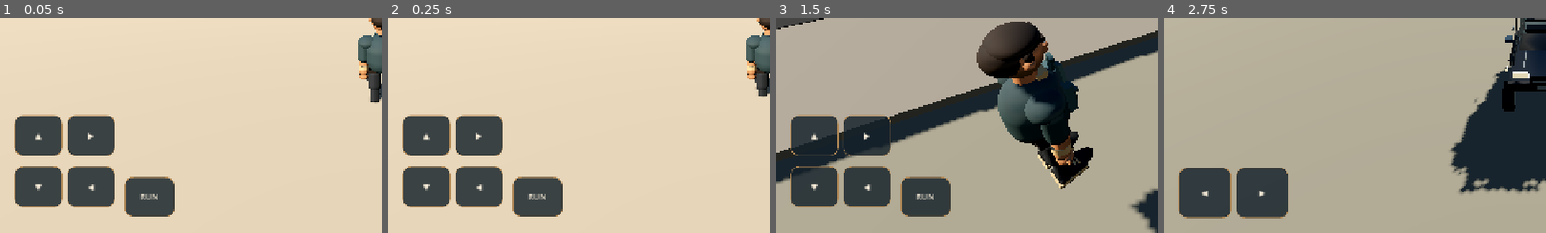
Above: before the commit, frames 1-4 (left to right).
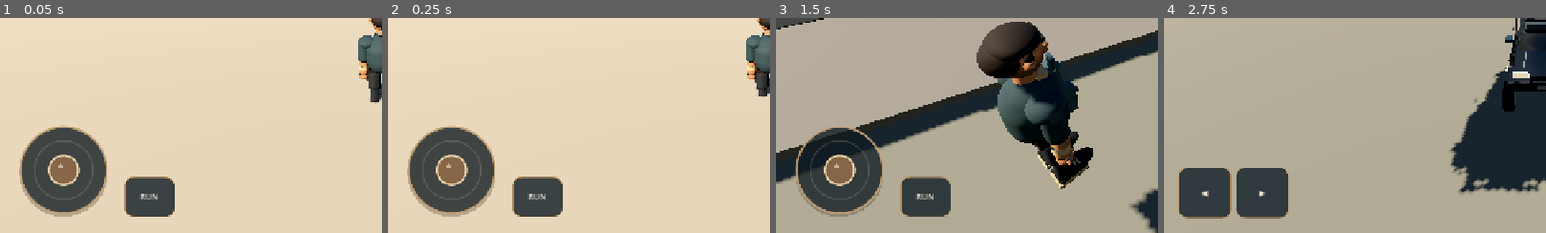
Above: after the commit, the same moments.

Repository: strideproject77-lgtm/Hill-Climb
Game: Godot game, scene res://scenes/main.tscn
Same seed, same stepped clock (60 frames per second), same inputs: the game is played once before the commit and once after it.
Inputs (mouse positions are % of the whole screen's width and height, from its top left):
- Up to frame 1 (0.05 s): no input
- Up to frame 2 (0.25 s): no input
- Up to frame 3 (1.5 s): click "ENTER VEHICLE" at 0.5 s; tap Enter at 1.25 s; move the mouse to (72, 45) at 1.27 s; hold Right from 1.28 s (still down); tap E at 1.35 s; click (72, 45) at 1.42 s
- Up to frame 4 (2.75 s): release Right at 2 s; click "ENTER VEHICLE" at 2 s
The pictures show only the part of the screen within x 0-50%, y 50-100%; the shares and areas given below are measured in that part.

The runs differ from the first frame. In frame 1, 7.3% of the frame differs, in the area x 3-30%, y 44-93%; in frame 2, 7.3%; in frame 3, 6.1%; in frame 4, nothing differs.

Commit message:
Add analog on-foot mobile joystick

Diff:
--- a/game/scripts/open_world.gd
+++ b/game/scripts/open_world.gd
@@ -14,6 +14,8 @@
 var hud_root: Control
 var camera_distance := 7.8
 var held_controls: Dictionary = {}
+var move_joystick: Control
+var joystick_axis := Vector2.ZERO
 
 func _ready() -> void:
 	_setup_environment()
@@ -141,16 +143,30 @@
 	mode_label.add_theme_font_size_override("font_size",12)
 	mode_label.add_theme_color_override("font_color",Color("#e7d5b8"))
 	hud_root.add_child(mode_label)
-	_add_button("MOVE FORWARD","▲",Vector2(24,-198),Vector2(104,-130),false,"forward")
-	_add_button("MOVE BACK","▼",Vector2(24,-112),Vector2(104,-44),false,"back")
-	_add_button("MOVE LEFT","◀",Vector2(112,-112),Vector2(192,-44),false,"left")
-	_add_button("MOVE RIGHT","▶",Vector2(112,-198),Vector2(192,-130),false,"right")
+	_add_virtual_joystick()
 	_add_button("SPRINT","RUN",Vector2(208,-94),Vector2(292,-28),false,"sprint")
 	_add_button("VEHICLE GAS","ACCELERATE",Vector2(-142,-164),Vector2(-24,-62),true,"throttle")
 	_add_button("VEHICLE BRAKE","BRAKE",Vector2(-142,-54),Vector2(-24,48),true,"brake")
 	_add_button("VEHICLE LEFT","◀",Vector2(24,-110),Vector2(112,-26),false,"car_left")
 	_add_button("VEHICLE RIGHT","▶",Vector2(120,-110),Vector2(208,-26),false,"car_right")
 	_add_button("ENTER OR EXIT","ENTER CAR",Vector2(-170,-220),Vector2(-22,-158),true,"interact")
+
+func _add_virtual_joystick() -> void:
+	var pad := VirtualJoystick.new()
+	pad.name = "OnFootVirtualJoystick"
+	pad.custom_minimum_size = Vector2(168,168)
+	pad.set_anchors_preset(Control.PRESET_BOTTOM_LEFT)
+	pad.offset_left = 22
+	pad.offset_top = -190
+	pad.offset_right = 190
+	pad.offset_bottom = -22
+	pad.axis_changed.connect(_on_joystick_changed)
+	hud_root.add_child(pad)
+	move_joystick = pad
+
+func _on_joystick_changed(axis: Vector2) -> void:
+	joystick_axis = axis
+	_update_player_input()
 
 func _add_button(accessible_name: String, caption: String, top_left: Vector2, bottom_right: Vector2, right_side: bool, control_name: String) -> void:
 	var button := Button.new()
@@ -181,8 +197,10 @@
 	control_buttons[control_name] = button
 
 func _update_mode_ui() -> void:
-	for key in ["forward","back","left","right","sprint"]:
+	for key in ["sprint"]:
 		control_buttons[key].visible = not driving
+	if is_instance_valid(move_joystick):
+		move_joystick.visible = not driving
 	for key in ["throttle","brake","car_left","car_right"]:
 		control_buttons[key].visible = driving
 	control_buttons["interact"].text = "EXIT VEHICLE" if driving else "ENTER VEHICLE"
@@ -212,9 +230,7 @@
 	vehicle.set_drive_controls(throttle,braking,steer)
 
 func _update_player_input() -> void:
-	var x := float(bool(held_controls.get("right",false))) - float(bool(held_controls.get("left",false)))
-	var y := float(bool(held_controls.get("back",false))) - float(bool(held_controls.get("forward",false)))
-	player.set_move_input(Vector2(x,y),bool(held_controls.get("sprint",false)))
+	player.set_move_input(joystick_axis,bool(held_controls.get("sprint",false)))
 
 func _toggle_vehicle() -> void:
 	if not driving:
@@ -242,6 +258,69 @@
 		vehicle.set_drive_controls(0.0,0.0,0.0)
 	_update_mode_ui()
 
+class VirtualJoystick extends Control:
+	signal axis_changed(axis: Vector2)
+	var axis := Vector2.ZERO
+	var active_touch := -1
+	var mouse_active := false
+	var knob_center := Vector2.ZERO
+
+	func _ready() -> void:
+		mouse_filter = Control.MOUSE_FILTER_STOP
+		focus_mode = Control.FOCUS_NONE
+		queue_redraw()
+
+	func _draw() -> void:
+		var center := size * 0.5
+		var radius := minf(size.x,size.y) * 0.43
+		draw_circle(center + Vector2(0,4),radius + 2.0,Color(0,0,0,0.22))
+		draw_circle(center,radius,Color("#111d24",0.72))
+		draw_arc(center,radius,0.0,TAU,64,Color("#c6a276",0.9),2.2,true)
+		draw_arc(center,radius * 0.68,0.0,TAU,48,Color("#e8d6bb",0.18),1.0,true)
+		var knob := center + axis * radius * 0.68
+		draw_circle(knob, radius * 0.34, Color("#8c6948",0.94))
+		draw_arc(knob,radius * 0.34,0.0,TAU,48,Color("#f0d7b0",0.95),2.0,true)
+		draw_circle(knob + Vector2(-radius*0.08,-radius*0.09),radius*0.055,Color("#fff0d8",0.55))
+
+	func _gui_input(event: InputEvent) -> void:
+		if event is InputEventScreenTouch:
+			var touch := event as InputEventScreenTouch
+			if touch.pressed and active_touch == -1 and Rect2(Vector2.ZERO,size).has_point(touch.position):
+				active_touch = touch.index
+				_set_from_position(touch.position)
+				accept_event()
+			elif not touch.pressed and touch.index == active_touch:
+				active_touch = -1
+				_set_axis(Vector2.ZERO)
+				accept_event()
+		elif event is InputEventScreenDrag and (event as InputEventScreenDrag).index == active_touch:
+			_set_from_position((event as InputEventScreenDrag).position)
+			accept_event()
+		elif event is InputEventMouseButton and event.button_index == MOUSE_BUTTON_LEFT:
+			if event.pressed and Rect2(Vector2.ZERO,size).has_point(event.position):
+				mouse_active = true
+				_set_from_position(event.position)
+				accept_event()
+			elif not event.pressed and mouse_active:
+				mouse_active = false
+				_set_axis(Vector2.ZERO)
+				accept_event()
+		elif event is InputEventMouseMotion and mouse_active:
+			_set_from_position(event.position)
+			accept_event()
+
+	func _set_from_position(point: Vector2) -> void:
+		var radius := minf(size.x,size.y) * 0.43
+		var raw := (point - size * 0.5) / maxf(radius,1.0)
+		_set_axis(raw.limit_length(1.0))
+
+	func _set_axis(value: Vector2) -> void:
+		var next_axis := Vector2.ZERO if value.length() < 0.12 else value
+		if next_axis.distance_to(axis) > 0.005:
+			axis = next_axis
+			axis_changed.emit(axis)
+			queue_redraw()
+
 func _unhandled_input(event: InputEvent) -> void:
 	if event is InputEventKey and event.pressed and not event.echo:
 		if event.keycode == KEY_E:
